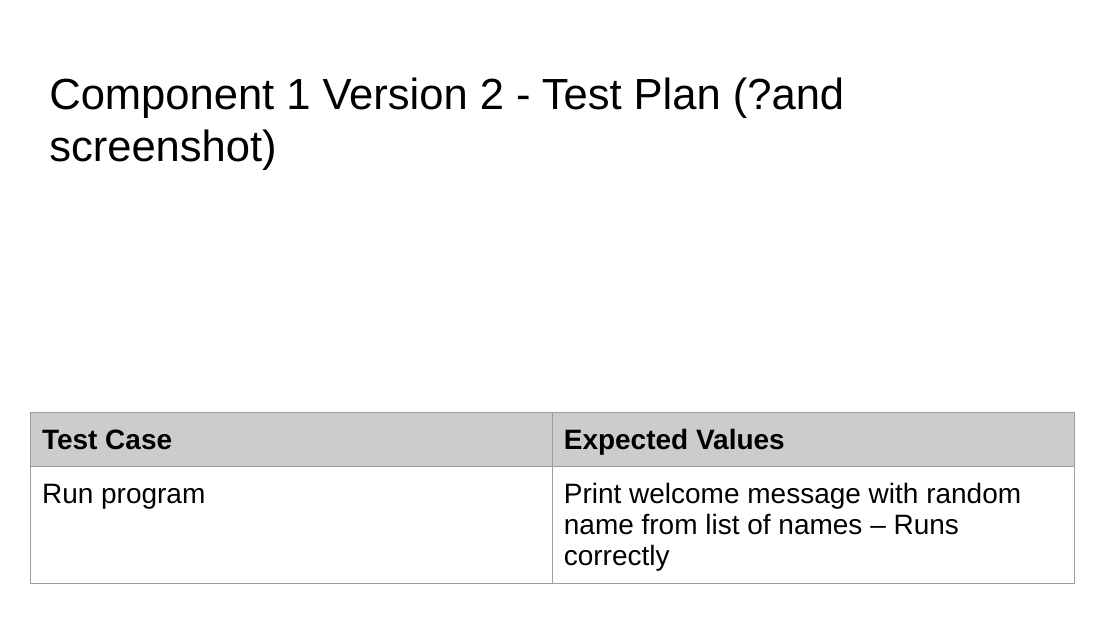
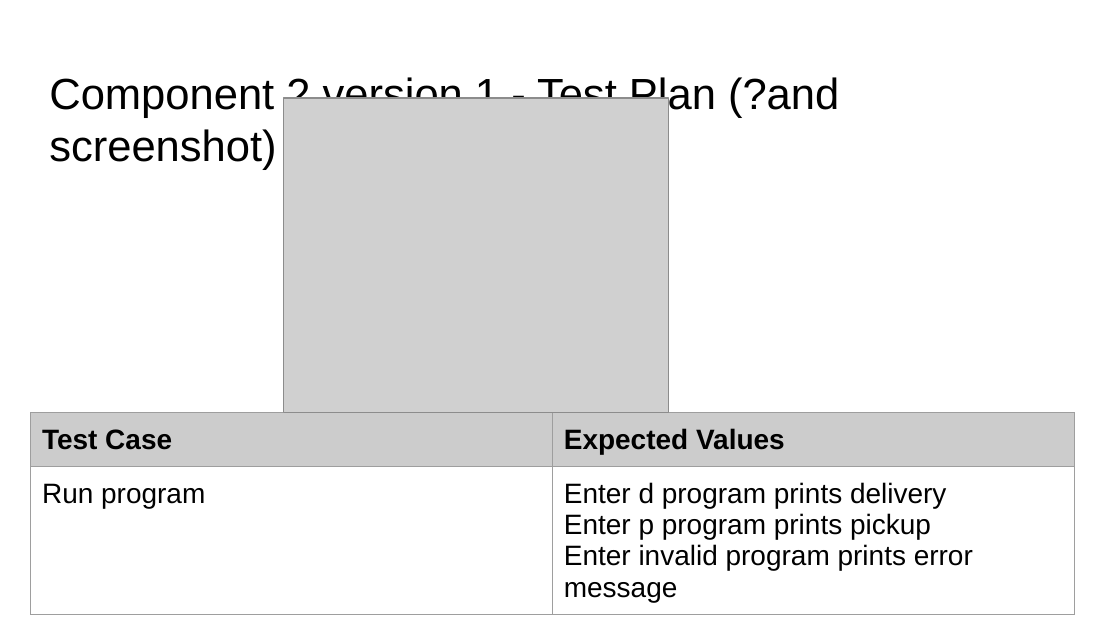
Before and after one commit to George7387/pizza_bot, a slide deck: slide 8 of 022_91893+_+91897+Documentation.pptx (slide 6 before the commit). Drawn at 1120x630 pixels with LibreOffice and Linux fonts; fonts in the diff are those of the drawing; grey boxes stand for pictures. Boxes give left, top, right and bottom in pixels: in the first picture for what was removed or moved away, otherwise in the second. Text is boxed around its words. In the diff, an @@ line names an element or a change of style, - is before the commit and + after.

Commit message:
Pick up and delivery with numbers
Only can use number 1 or 2 for the orders depending on if its pick up or delivery

```diff
--- a/022_91893+_+91897+Documentation.pptx
+++ b/022_91893+_+91897+Documentation.pptx
@@ title at box(49, 74, 839, 170): text changed @@
-Component 1 Version 2 - Test Plan (?and screenshot)
+Component 2 version 1 - Test Plan (?and screenshot)
@@ picture added at box(283, 97, 669, 412) @@
@@ table at box(31, 413, 1075, 626) @@
-row 2, column 2: Print welcome message with random name from list of names – Runs correctly
+row 2, column 2: Enter d program prints delivery / Enter p program prints pickup / Enter invalid program prints error message
```
Also in this commit, not shown: 1 other slide changed, 5 slides added, 2 other files.
